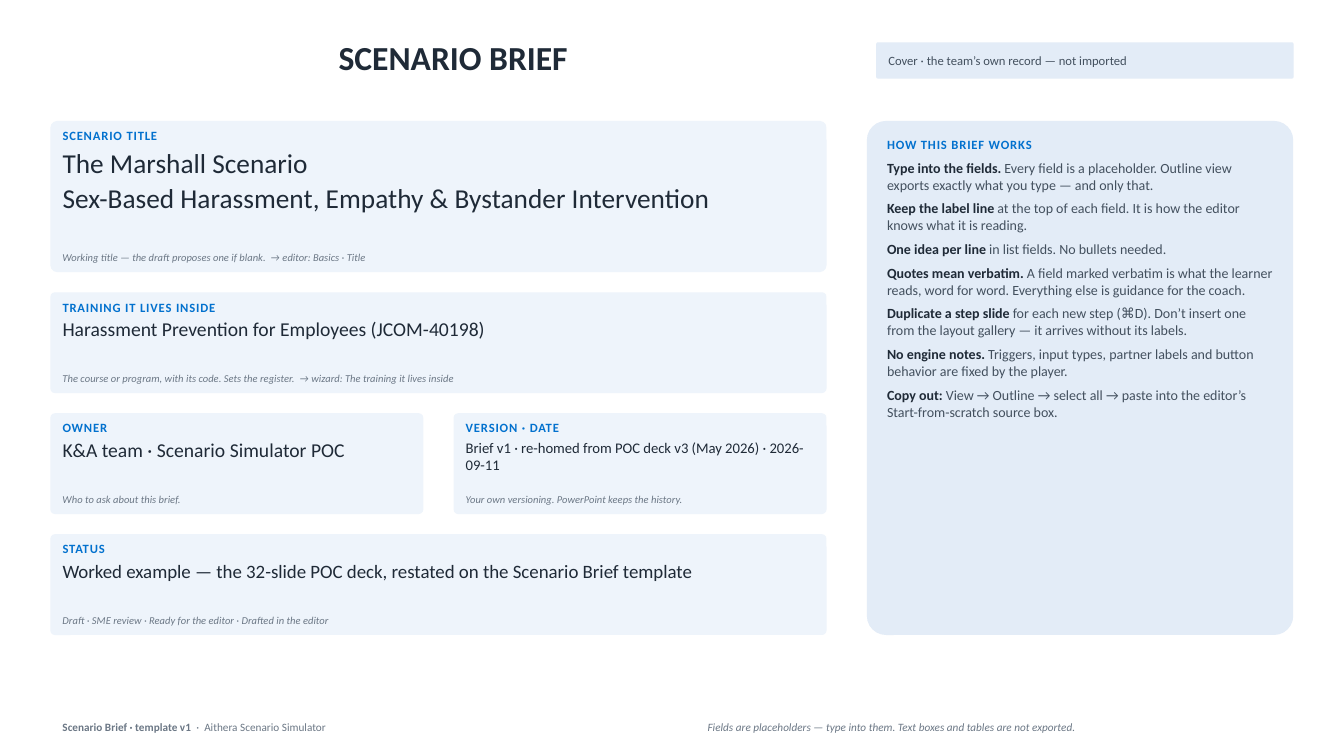
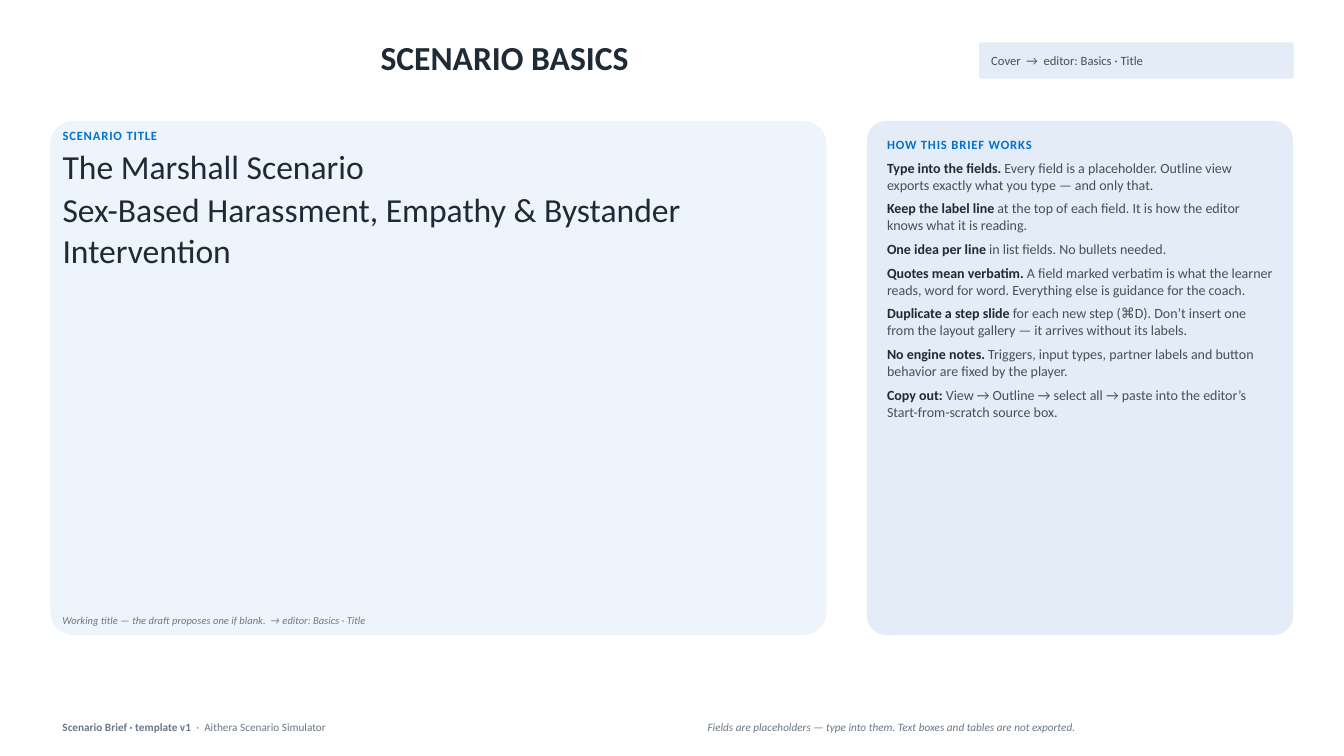
Before and after one commit to chris-alvarez-ctr-vectorsolutions/aithera, a slide deck: slide 1 of products/aithera/scenario-simulator/docs/templates/scenario-brief-example-marshall.pptx. Drawn at 1344x756 pixels with LibreOffice and Linux fonts; fonts in the diff are those of the drawing. Boxes give left, top, right and bottom in pixels: in the first picture for what was removed or moved away, otherwise in the second. Text is boxed around its words. In the diff, an @@ line names an element or a change of style, - is before the commit and + after.

```diff
--- a/products/aithera/scenario-simulator/docs/templates/scenario-brief-example-marshall.pptx
+++ b/products/aithera/scenario-simulator/docs/templates/scenario-brief-example-marshall.pptx
@@ title at [381, 48, 628, 71]: text changed @@
-SCENARIO BRIEF
+SCENARIO BASICS
@@ text removed at [888, 56, 1127, 67] @@
-Cover · the team’s own record — not imported
@@ rounded rectangle: place and size @@
-rounded rectangle at [876, 42, 1294, 79]
+rounded rectangle at [979, 42, 1294, 79]
@@ text added at [991, 56, 1143, 65], 9 pt, text #43505E @@
+Cover → editor: Basics · Title
@@ rounded rectangle: place and size @@
-rounded rectangle at [50, 292, 827, 393]
+rounded rectangle at [50, 121, 827, 635]
@@ rounded rectangle removed at [50, 121, 827, 272] @@
@@ text at [63, 155, 680, 264]: size 19.5 to 24 pt in "The Marshall Scenario", "Sex-Based Harassment, Empathy & Bystander Intervention" @@
@@ text removed at [63, 303, 485, 339] @@
-TRAINING IT LIVES INSIDE
-Harassment Prevention for Employees (JCOM-40198)
@@ text removed at [62, 375, 454, 384] @@
-The course or program, with its code. Sets the register. → wizard: The training it lives inside
@@ rounded rectangle removed at [50, 413, 423, 514] @@
@@ rounded rectangle removed at [454, 413, 827, 514] @@
@@ text removed at [63, 423, 345, 457] @@
-OWNER
-K&A team · Scenario Simulator POC
@@ text removed at [466, 423, 804, 470] @@
-VERSION · DATE
-Brief v1 · re-homed from POC deck v3 (May 2026) · 2026-09-11
@@ text removed at [62, 496, 181, 504] @@
-Who to ask about this brief.
@@ text removed at [466, 496, 682, 505] @@
-Your own versioning. PowerPoint keeps the history.
@@ rounded rectangle removed at [50, 534, 827, 635] @@
@@ text removed at [63, 544, 692, 581] @@
-STATUS
-Worked example — the 32-slide POC deck, restated on the Scenario Brief template
@@ text "Working title — the draft ...": place and size @@
-text "Working title — the draft ..." at [62, 254, 366, 263]
+text "Working title — the draft ..." at [62, 617, 366, 626]
@@ text removed at [62, 617, 328, 626] @@
-Draft · SME review · Ready for the editor · Drafted in the editor
```
Also in this commit, not shown: 8 other slides changed, 19 other files.
